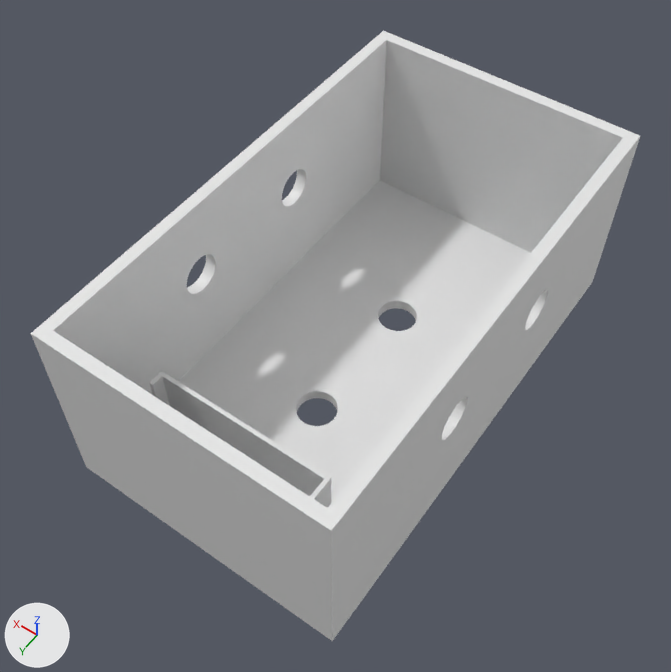
The Blender file preampEnclusure03.blend: old version first, new version second.
Both versions are drawn from a 50 mm camera at (-75.1, 115.1, 188.4) aimed at (1.2, 8.2, 20.4). The axes (+X, +Y, +Z) are drawn at lower left. The lights are the same throughout. The older version comes first.
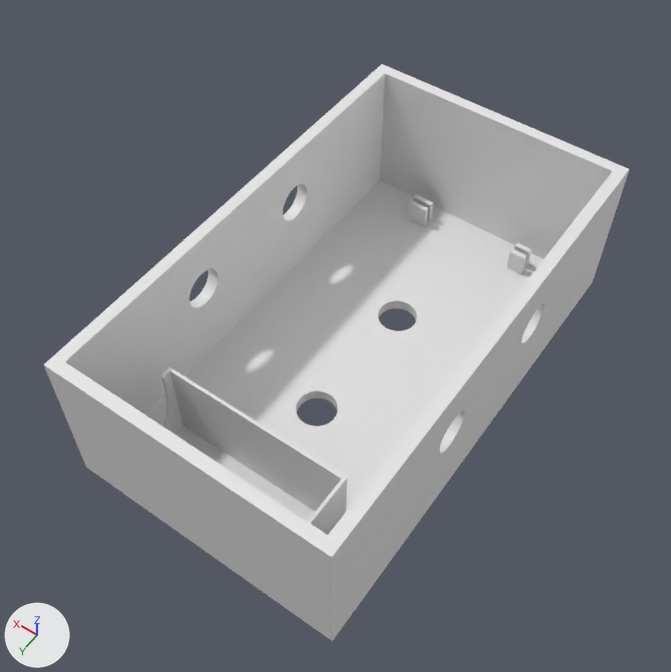
Location of each change, [x1, y1, x2, y2] in pixels of the pictures (671 x 672 px; the box of a moved part takes in the faces that stretch with it):
```json
{"object": "Cube", "change": "reshaped", "before": [31, 31, 640, 641], "after": [44, 64, 629, 641]}
{"object": "Cube.001", "change": "reshaped, moved, rescaled", "before": [149, 371, 331, 508], "after": [161, 367, 347, 535]}
{"object": "Cube.002", "change": "added", "after": [407, 194, 532, 275]}
{"part": 1, "of": "me_cube", "change": "moved or reshaped", "before": [31, 31, 640, 560], "after": [44, 64, 629, 560]}
{"part": 2, "of": "me_cube", "change": "moved or reshaped", "before": [187, 169, 548, 440], "after": [190, 184, 544, 453]}
{"part": 3, "of": "me_cube_002", "change": "deleted", "before": [149, 371, 331, 508]}
{"part": 4, "of": "me_cube_002", "change": "added", "after": [161, 367, 347, 535]}
```

The change, as JSON lines over the scene's bpy script:
```json
{"block": "me_cube", "where": "# used by ob_cube; location = (0.0, 0.0, 0.0)"}
{"op": "remove", "block": "me_cube", "code": "me_cube.from_pydata(...)  # 407 vertices, 218 faces; spans x -35.0..35.0, y -60.0..60.0, z 0.0..50.0"}
{"op": "add", "block": "me_cube", "code": "me_cube.from_pydata(...)  # 407 vertices, 218 faces; spans x -35.0..35.0, y -60.0..60.0, z 0.0..40.0"}
{"block": "me_cube", "change": "me_cube part 1: all 8 vertices in x -35.0..35.0, y -60.0..60.0, z 50.0 are moved by (0.0, 0.0, -10.0)"}
{"block": "me_cube", "change": "me_cube part 2: all 260 vertices in x -35.0..35.0, y -22.5..22.5, z 25.0..35.0 are moved by (0.0, 0.0, -5.0)"}
{"block": "me_cube_002", "where": "# used by ob_cube_001; location = (-33.2, -99.1, -30.1)"}
{"op": "remove", "block": "me_cube_002", "code": "me_cube_002.from_pydata(...)  # 54 vertices, 35 faces; spans x 12.0..57.0, y 140.0..157.3, z 32.6..55.6"}
{"op": "add", "block": "me_cube_002", "code": "me_cube_002.from_pydata(...)  # 54 vertices, 33 faces; spans x -23.5..23.5, y 39.8..57.1, z 2.9..24.9"}
{"block": "me_cube_002", "change": "me_cube_002 part 3: the whole mesh is rebuilt"}
{"block": "me_cube_002", "change": "me_cube_002 part 4"}
{"block": "me_cube_002", "change": "35 vertices are added at x -23.5..23.5, y 39.8..57.1, z 2.9..24.9"}
{"block": "me_cube_002", "change": "19 new vertices lie (0.7, 0.0, 0.0) away from vertices in x 22.8, y 42.4..54.6, z 5.2..24.9"}
{"block": "me_cube_002", "change": "33 new faces join them"}
{"op": "add", "block": "me_cube_004", "code": ["me_cube_004 = bpy.data.meshes.new('Cube.004')", "me_cube_004.from_pydata(...)  # a box spanning x -21.0..-16.0, y -21.0..-7.0, z -21.0..21.0; a box spanning x -21.0..-16.0, y 7.0..21.0, z -21.0..21.0; a box spanning x 14.4..21.0, y -21.0..-7.0, z -21.0..21.0; a box spanning x 14.4..21.0, y 7.0..21.0, z -21.0..21.0"]}
{"op": "set", "path": "ob_cube_001.location", "old": "(-33.2, -99.1, -30.1)", "new": "(0.0, -2.7, 0.0)"}
{"op": "set", "path": "ob_cube_001.scale", "old": "(1.0, 1.0, 1.0)", "new": "(1.0, 1.05, 1.0)"}
{"op": "add", "block": "ob_cube_002", "code": ["ob_cube_002 = bpy.data.objects.new('Cube.002', me_cube_004)", "ob_cube_002.location = (-0.9, -50.4, 6.1)", "ob_cube_002.scale = (0.856, 0.0961, 0.153)"]}
```
